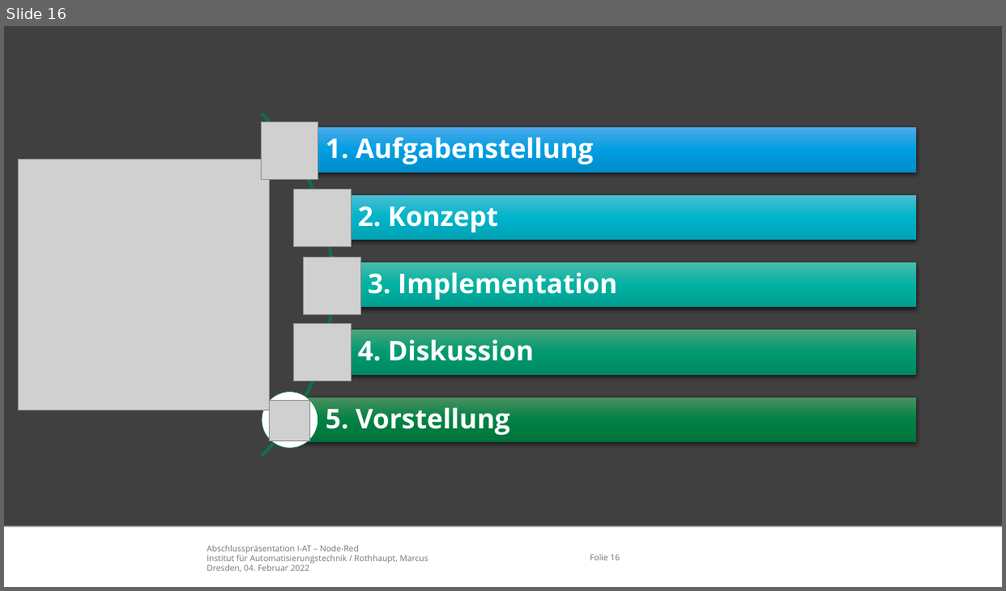
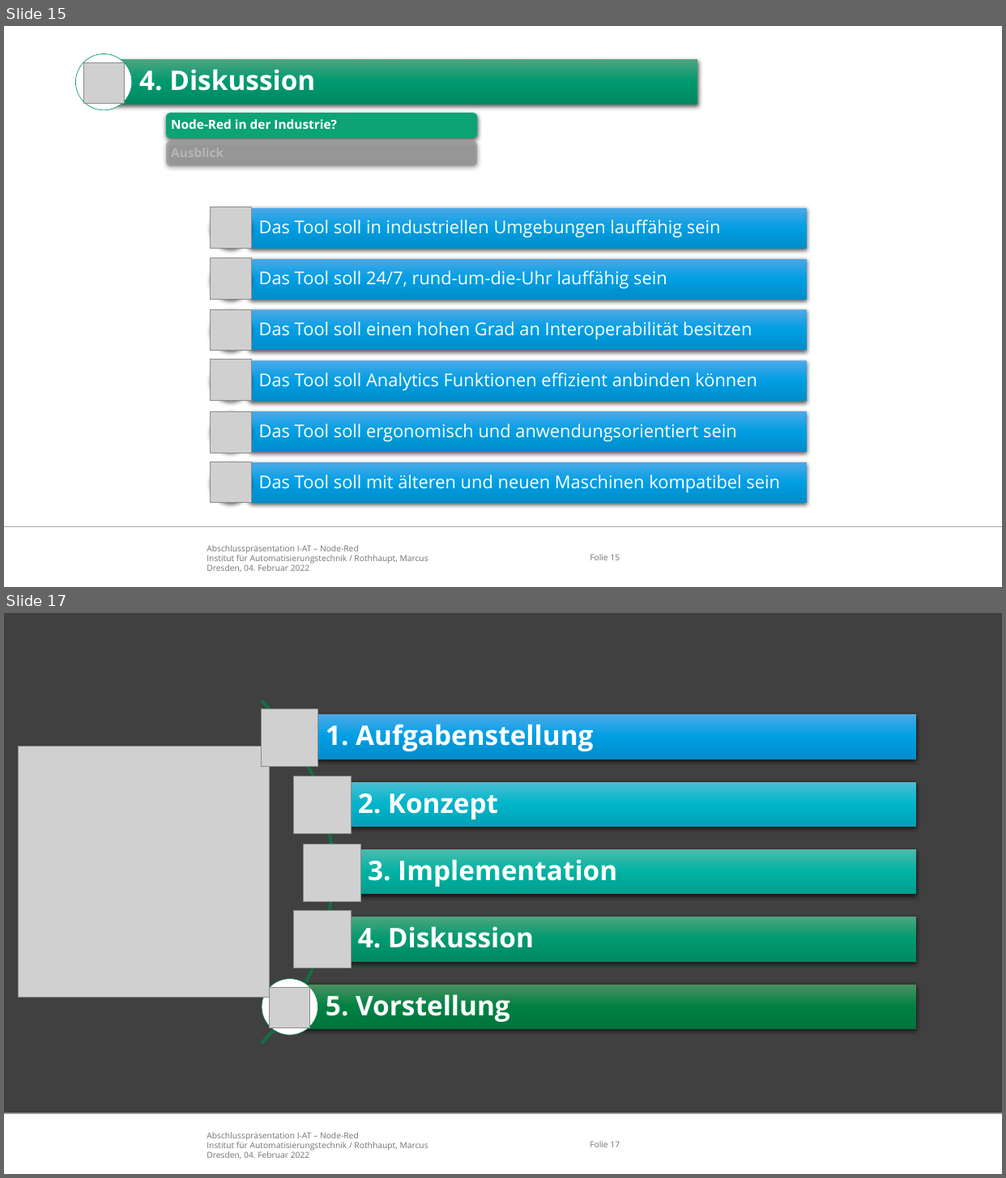
Before and after one commit to appist-dev/agteletud-node-red, a slide deck: docs/presentation/Abschlusspräsentation Node-Red.pptx. Shown one above the other, each under a label of ours: slide 16 before the commit, slides 15 and 17 after it; the slides between them are not shown. The pictures are 1006x591 and 1006x1178 pixels, drawn with LibreOffice and Linux fonts; fonts in the diff are those of the drawing; grey boxes stand for pictures; background and template pictures are left out. Boxes give left, top, right and bottom in pixels: in the first picture for what was removed or moved away, otherwise in the second. Text is boxed around its words. In the diff, an @@ line names an element or a change of style, - is before the commit and + after.

```diff
--- a/docs/presentation/Abschlusspräsentation Node-Red.pptx
+++ b/docs/presentation/Abschlusspräsentation Node-Red.pptx
@@ slide 15 added at [4,26,1002,587], background #FFFFFF; not listed: 3 template elements that a slide beside it also shows @@
@@ ellipse added at [76,54,132,110], fill #FFFFFF, outline #009A6F 0.5 pt @@
@@ picture added at [83,62,124,103] @@
@@ rectangle added at [104,60,698,105], fill gradient #4BA580 to #009A6F to #008963 @@
@@ text added at [139,69,315,91], 26 pt, text #FFFFFF, bold @@
+4. Diskussion
@@ group added at [166,113,477,167]: 2 rounded rectangles, 2 texts @@
+Node-Red in der Industrie?
+Ausblick
@@ picture added at [211,207,252,248] @@
@@ picture added at [210,258,251,299] @@
@@ picture added at [210,310,251,351] @@
@@ picture added at [210,360,251,401] @@
@@ picture added at [211,412,252,454] @@
@@ picture added at [210,462,251,503] @@
@@ group added at [211,208,807,503]: 6 pentagon arrows, 6 texts, 6 ellipses @@
+Das Tool soll in industriellen Umgebungen lauffähig sein
+Das Tool soll 24/7, rund-um-die-Uhr lauffähig sein
+Das Tool soll einen hohen Grad an Interoperabilität besitzen
+Das Tool soll Analytics Funktionen effizient anbinden können
+Das Tool soll ergonomisch und anwendungsorientiert sein
+Das Tool soll mit älteren und neuen Maschinen kompatibel sein
@@ what was slide 16 is now slide 17 @@
@@ page number at [590,1141,620,1148]: text changed @@
-Folie 16
+Folie 17
```
Also in this commit, not shown: 8 slides changed, 1 other slide added, 1 slide removed, 1 other file.
